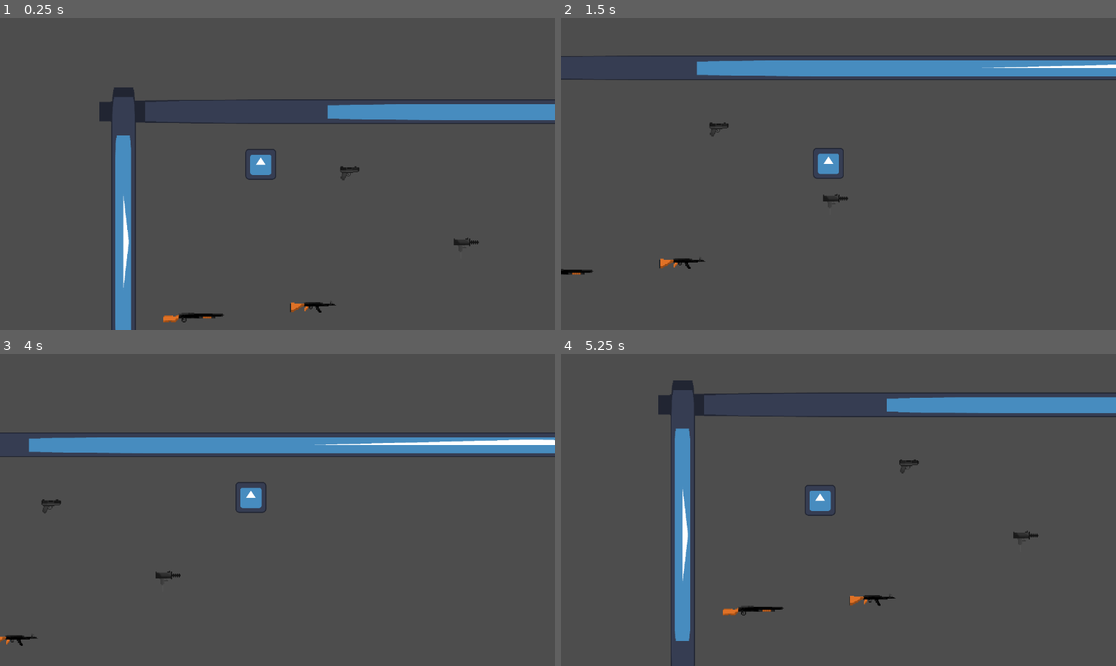
Above: before the commit, frames 1-4 (two rows, left to right).
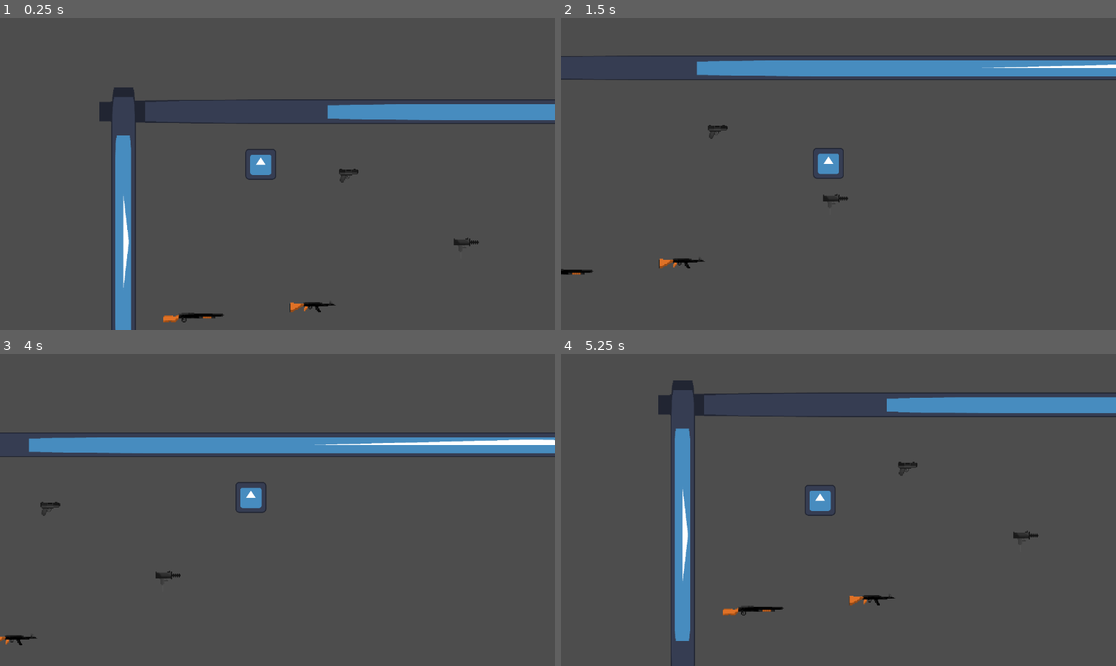
Above: after the commit, the same moments.

Repository: KarumGhag/Hitman4
Game: Godot game, scene res://World/world.tscn
Same seed, same stepped clock (60 frames per second), same inputs: the game is played once before the commit and once after it. The engine's default icon, where the game draws it, is replaced by a stand-in: a white triangle on a blue panel in a dark square.
Inputs (mouse positions are in pixels of both pictures, inside the frame that each line leads up to):
- Up to frame 1 (0.25 s): no input
- Up to frame 2 (1.5 s): tap Enter at 0.5 s; move the mouse to (960, 158) at 0.52 s; hold D (right) 0.53-1.28 s; tap Space (holster) at 0.6 s; move the mouse to (727, 189) at 1.27 s; hold S (down) from 1.28 s (still down); tap Mouse wheel up (last) at 1.35 s
- Up to frame 3 (4 s): move the mouse to (333, 441) at 2.02 s; release S (down) at 2.03 s; hold D (right) 2.03-2.78 s; tap Mouse wheel down (next) at 2.1 s; move the mouse to (249, 572) at 2.77 s; hold W (up) 2.78-3.53 s; right-click (249, 572) at 2.85 s; move the mouse to (444, 556) at 3.52 s; press the mouse at (444, 556) at 3.53 s; hold A (left) from 3.53 s (still down)
- Up to frame 4 (5.25 s): move the mouse to (672, 463) at 4.27 s; release the mouse at (672, 463) at 4.28 s; tap Space (holster) at 4.35 s; move the mouse to (866, 510) at 5.02 s; release A (left) at 5.03 s; hold S (down) from 5.03 s (still down); tap Mouse wheel up (last) at 5.1 s

The runs differ from the first frame. In frame 1, less than 0.1% of the frame differs, in the area x 52-65%, y 47-95%; in frame 2, less than 0.1%; in frame 3, less than 0.1%; in frame 4, less than 0.1%.
Error in both runs: Cannot call method 'hide' on a null value. (res://InventorySystem/InventoryClass.gd:164)

Commit message:
centred gun sprites and made impact particles auto free

Diff:
--- /dev/null
+++ b/GunSystem/BulletVisuals/FreeParticles.gd
@@ -0,0 +1,18 @@
+extends CPUParticles2D
+
+class_name FreeParticle
+
+#frees a particle from queue
+
+@export var timeAfterSpawn : float
+
+func _ready() -> void:
+    wait(timeAfterSpawn)
+
+func wait(seconds : float) -> void:
+    if timeAfterSpawn == null or timeAfterSpawn == 0:
+        print_debug("No free time set!")
+
+    await get_tree().create_timer(seconds).timeout
+
+    queue_free()
--- a/GunSystem/BulletVisuals/bullet_trail.gd
+++ b/GunSystem/BulletVisuals/bullet_trail.gd
@@ -2,11 +2,17 @@
 
 class_name BulletTrail
 
-var fading : bool = false
+var kill : bool = false
 var timeLeft : float = 100
 
 func _process(_delta) -> void:
-	if fading:
+	if kill:
 		one_shot = true
+		await wait(1)
+		queue_free()
 
-	#print(emitting)
+
+
+
+func wait(seconds : float) -> void:
+	await get_tree().create_timer(seconds).timeout
--- a/GunSystem/BulletVisuals/impact.tscn
+++ b/GunSystem/BulletVisuals/impact.tscn
@@ -1,4 +1,6 @@
-[gd_scene load_steps=3 format=3 uid="uid://c2mermxmj30pp"]
+[gd_scene load_steps=4 format=3 uid="uid://c2mermxmj30pp"]
+
+[ext_resource type="Script" path="res://GunSystem/BulletVisuals/FreeParticles.gd" id="1_6dtjp"]
 
 [sub_resource type="Curve" id="Curve_gh3ox"]
 min_value = 1.0
@@ -24,3 +26,5 @@
 initial_velocity_max = 250.0
 scale_amount_curve = SubResource("Curve_gh3ox")
 color_ramp = SubResource("Gradient_e6mx0")
+script = ExtResource("1_6dtjp")
+timeAfterSpawn = 1.0
--- a/GunSystem/Bullets/BulletClass.gd
+++ b/GunSystem/Bullets/BulletClass.gd
@@ -29,6 +29,7 @@
 func _process(_delta) -> void:
 	distanceTravelled = global_position.distance_to(originPoint)
 	if (fireDistance != 0) and distanceTravelled >= fireDistance:
+		killParticles()
 		queue_free()
 
 	if bulletTrail != null:
@@ -52,9 +53,13 @@
 	if body == self:
 		return
 
+	killParticles()
 
+	queue_free()
+
+func killParticles() -> void:
 	if bulletTrail != null:
-		bulletTrail.fading = true
+		bulletTrail.kill = true
 
 	if impact != null:
 		var impactInst = impact.instantiate()
@@ -62,6 +67,3 @@
 		impactInst.global_position = global_position
 
 		get_tree().get_root().add_child(impactInst)
-
-
-	queue_free()
--- a/GunSystem/Guns/Glock.tscn
+++ b/GunSystem/Guns/Glock.tscn
@@ -25,9 +25,25 @@
 "values": [0, 0, 1, 2, 3, 3, 2, 0, 0]
 }
 
+[sub_resource type="Animation" id="Animation_d8h8t"]
+length = 0.9
+tracks/0/type = "value"
+tracks/0/imported = false
+tracks/0/enabled = true
+tracks/0/path = NodePath("Image:frame")
+tracks/0/interp = 1
+tracks/0/loop_wrap = false
+tracks/0/keys = {
+"times": PackedFloat32Array(0, 0.1, 0.2, 0.3, 0.4, 0.5, 0.6, 0.7, 0.8),
+"transitions": PackedFloat32Array(1, 1, 1, 1, 1, 1, 1, 1, 1),
+"update": 1,
+"values": [0, 0, 1, 2, 3, 3, 2, 0, 0]
+}
+
 [sub_resource type="AnimationLibrary" id="AnimationLibrary_ihb7t"]
 _data = {
-"Shoot": SubResource("Animation_thona")
+"Shoot": SubResource("Animation_thona"),
+"default": SubResource("Animation_d8h8t")
 }
 
 [node name="pistol" type="Node2D" node_paths=PackedStringArray("shootPoint", "animationPlayer", "shootVectorPoint", "pickUpArea", "image")]
@@ -50,7 +66,7 @@
 shape = SubResource("CircleShape2D_gkvrw")
 
 [node name="ShootPoint" type="Node2D" parent="."]
-position = Vector2(29, -12)
+position = Vector2(27, -7)
 
 [node name="AnimationPlayer" type="AnimationPlayer" parent="."]
 libraries = {
@@ -60,7 +76,7 @@
 
 [node name="Image" type="Sprite2D" parent="."]
 texture_filter = 1
-position = Vector2(8, -5)
+position = Vector2(5, 1)
 scale = Vector2(1.5, 1.5)
 texture = ExtResource("4_vt2og")
 hframes = 2
@@ -81,6 +97,7 @@
 "slice": "",
 "source": "res://Art/ASP_Guns/Glock.aseprite"
 }
-metadata/_aseprite_wizard_source_file_hash_ = "dd2adab2d0e3c99a681a4a5fce43c887"
+metadata/_aseprite_wizard_source_file_hash_ = "e6babc4631abcb45bde836d88098c21c"
 
 [node name="ShootVectorPoint" type="Node2D" parent="."]
+position = Vector2(-9, -7)
--- a/GunSystem/Guns/Remington.tscn
+++ b/GunSystem/Guns/Remington.tscn
@@ -40,7 +40,7 @@
 auto = true
 shotgun = true
 fireCoolDown = 0.5
-fireDistance = 5000.0
+fireDistance = 1000.0
 spread = 0.2
 multiBulletNum = 7
 damage = 100.0
--- a/GunSystem/Guns/ak47.tscn
+++ b/GunSystem/Guns/ak47.tscn
@@ -58,11 +58,11 @@
 }
 
 [node name="ShootPoint" type="Node2D" parent="."]
-position = Vector2(53, -1.19209e-07)
+position = Vector2(63, -1)
 
 [node name="Image" type="Sprite2D" parent="."]
 texture_filter = 1
-position = Vector2(5, -1)
+position = Vector2(4, 2)
 scale = Vector2(1.5, 1.5)
 texture = ExtResource("4_5iyye")
 metadata/_aseprite_wizard_interface_config_ = {
@@ -81,6 +81,7 @@
 "slice": "",
 "source": "res://Art/ASP_Guns/AK47.aseprite"
 }
-metadata/_aseprite_wizard_source_file_hash_ = "f4daf48616685e03bb906755e1a26583"
+metadata/_aseprite_wizard_source_file_hash_ = "a85880fc567192e9dc006601b6fb1924"
 
 [node name="ShootVectorPoint" type="Node2D" parent="."]
+position = Vector2(-13, 0)
--- a/GunSystem/Guns/uzi.tscn
+++ b/GunSystem/Guns/uzi.tscn
@@ -82,3 +82,4 @@
 }
 
 [node name="ShootVectorPoint" type="Node2D" parent="."]
+position = Vector2(-1, -6)
Binary file changed: Art/ASP_Guns/AK47.aseprite
Binary file changed: Art/ASP_Guns/Glock.aseprite
Binary file changed: GunSystem/Guns/AK47.png
Binary file changed: GunSystem/Guns/Glock.png
Not shown: 1 places in GunSystem/Guns/Glock.tscn that only renumber resources
